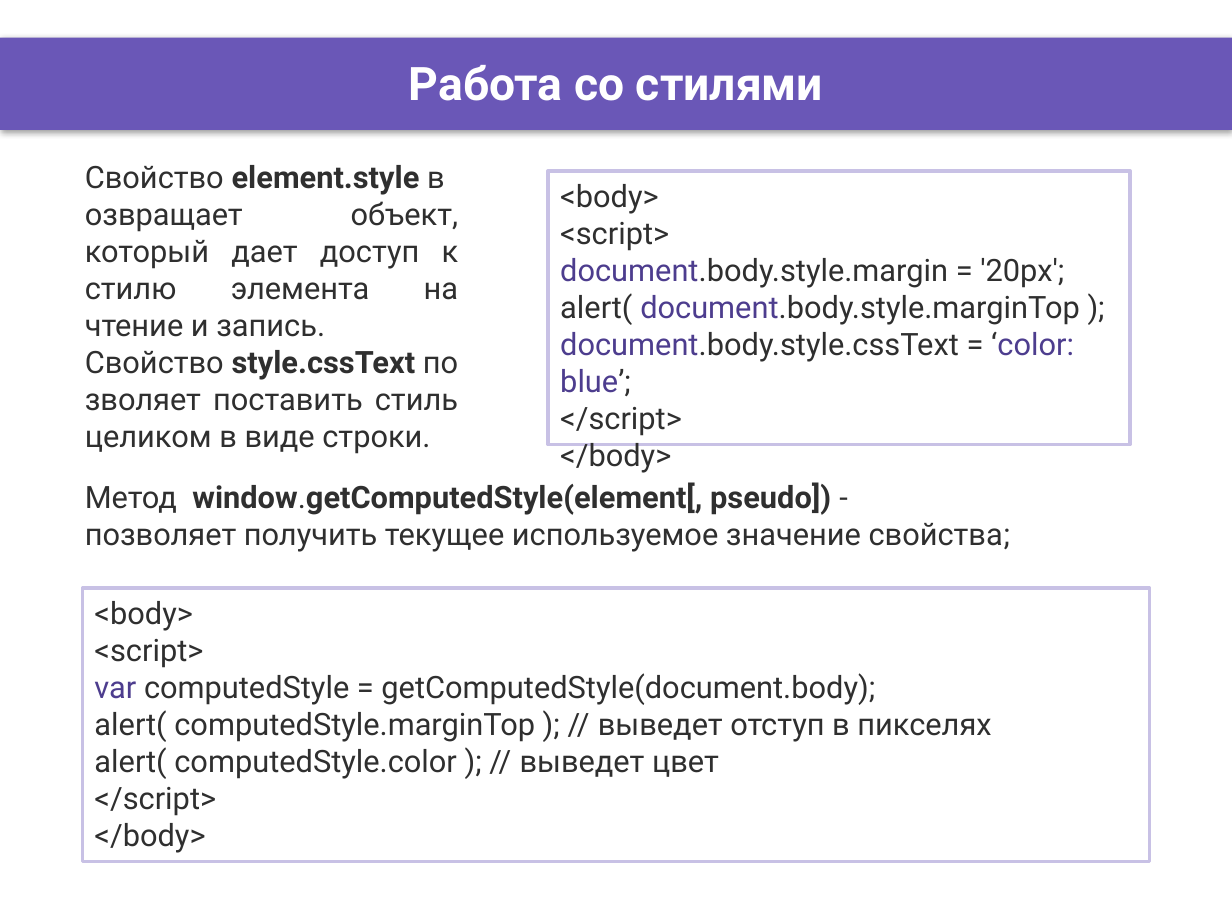
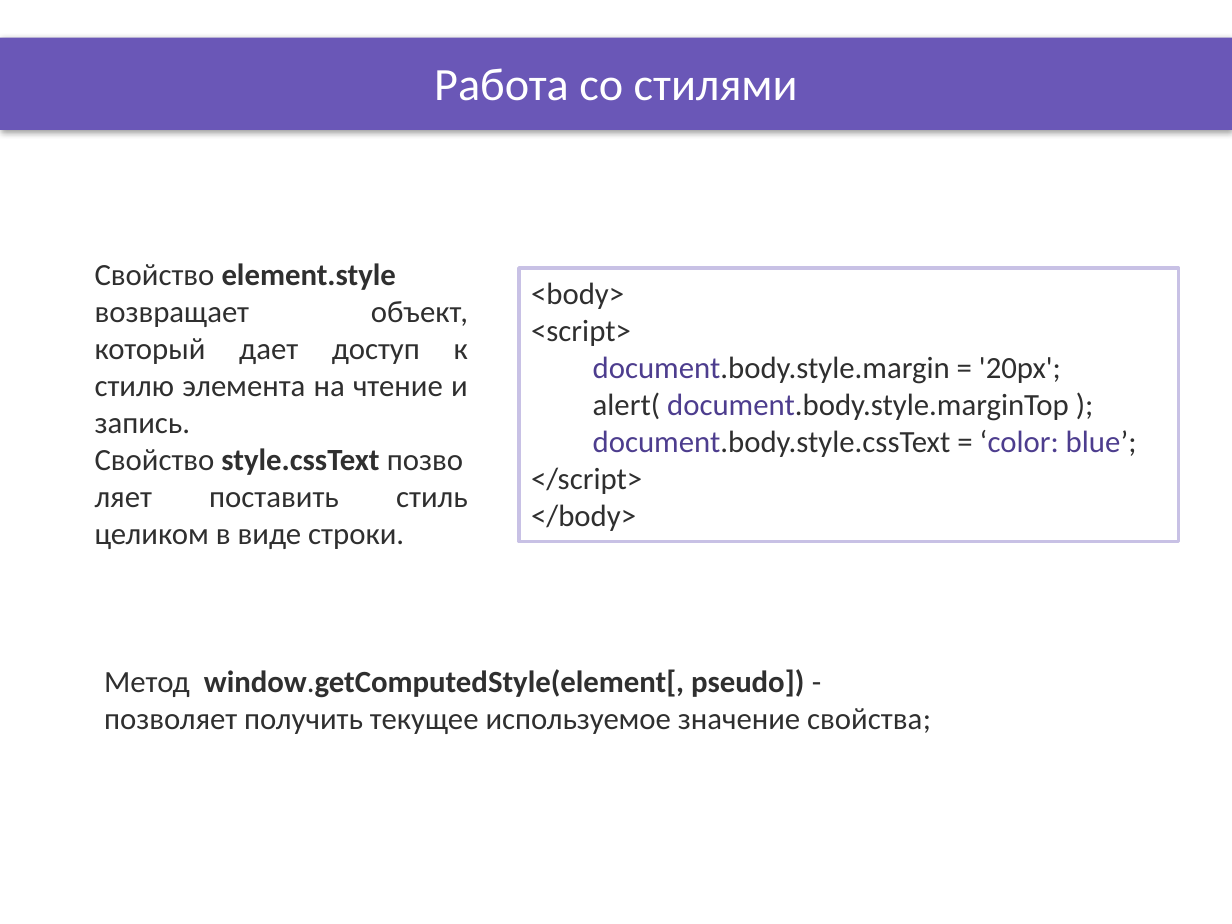
Before and after one commit to DinamickaDevelopment/ignite, a slide deck: slide 4 of JS/007_lesson/Presentation/document_page_objects_2.pptx. Drawn at 1232x924 pixels with LibreOffice and Linux fonts; fonts in the diff are those of the drawing; background and template pictures are left out. Boxes give left, top, right and bottom in pixels: in the first picture for what was removed or moved away, otherwise in the second. Text is boxed around its words. In the diff, an @@ line names an element or a change of style, - is before the commit and + after.

```diff
--- a/JS/007_lesson/Presentation/document_page_objects_2.pptx
+++ b/JS/007_lesson/Presentation/document_page_objects_2.pptx
@@ title "Работа со стилями" at [434,68,798,101]: font Roboto to Calibri, bold off @@
@@ text "Свойство element.style возвращает объект, который ...": place and size @@
-text "Свойство element.style возвращает объект, который ..." at [85,165,459,454]
+text "Свойство element.style возвращает объект, который ..." at [95,263,468,549]
@@ text "Свойство element.style возвращает объект, который ..." at [95,263,468,549]: font Roboto to Calibri @@
@@ rectangle "<body>": place and size @@
-rectangle "<body>" at [548,171,1130,445]
+rectangle "<body>" at [519,269,1178,542]
@@ rectangle "<body>" at [519,269,1178,542]: font Roboto to Calibri; list level 1 to 2 in "document.body.style.margin = '20px';"; list level 1 to 2 in "alert( document.body.style.marginTop );"; list level 1 to 2 in "document.body.style.cssText = ‘color: blue’;" @@
@@ rectangle removed at [83,588,1149,861] @@
-<body>
-<script>
-var computedStyle = getComputedStyle(document.body);
-alert( computedStyle.marginTop ); // выведет отступ в пикселях
-alert( computedStyle.color ); // выведет цвет
-</script>
-</body>
@@ text "Метод window.getComputedStyle(element[, pseudo]) - позволяет ..." at [104,669,931,734]: font Roboto to Calibri @@
@@ text "Метод window.getComputedStyle(element[, pseudo]) - позволяет ...": place and size @@
-text "Метод window.getComputedStyle(element[, pseudo]) - позволяет ..." at [85,482,1011,552]
+text "Метод window.getComputedStyle(element[, pseudo]) - позволяет ..." at [104,669,931,734]
```
Also in this commit, not shown: 4 other slides changed, 18 other files.
